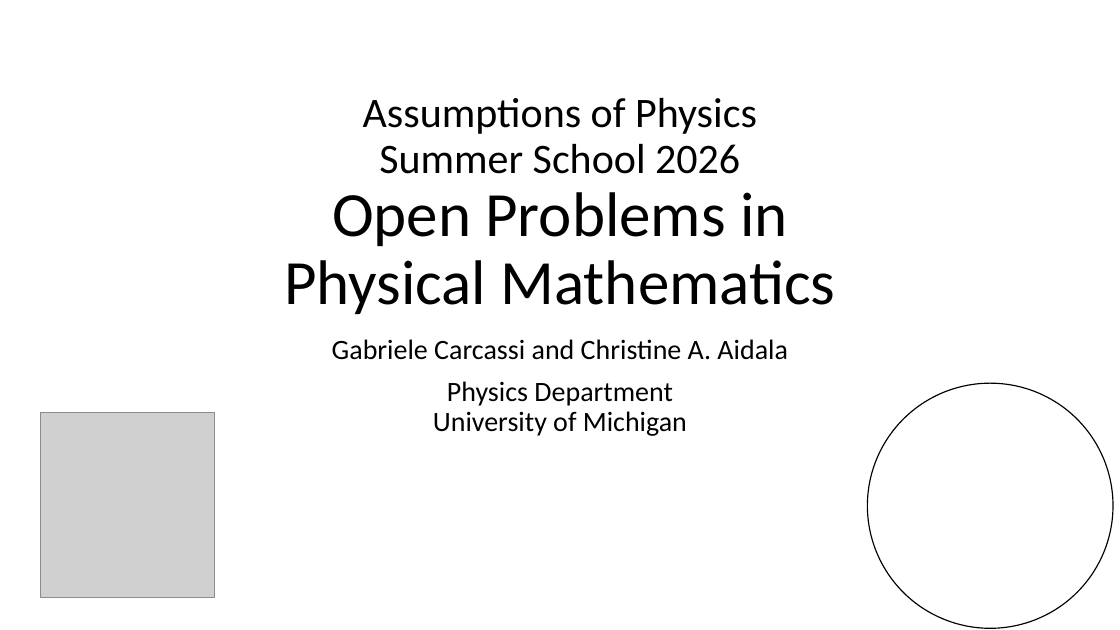
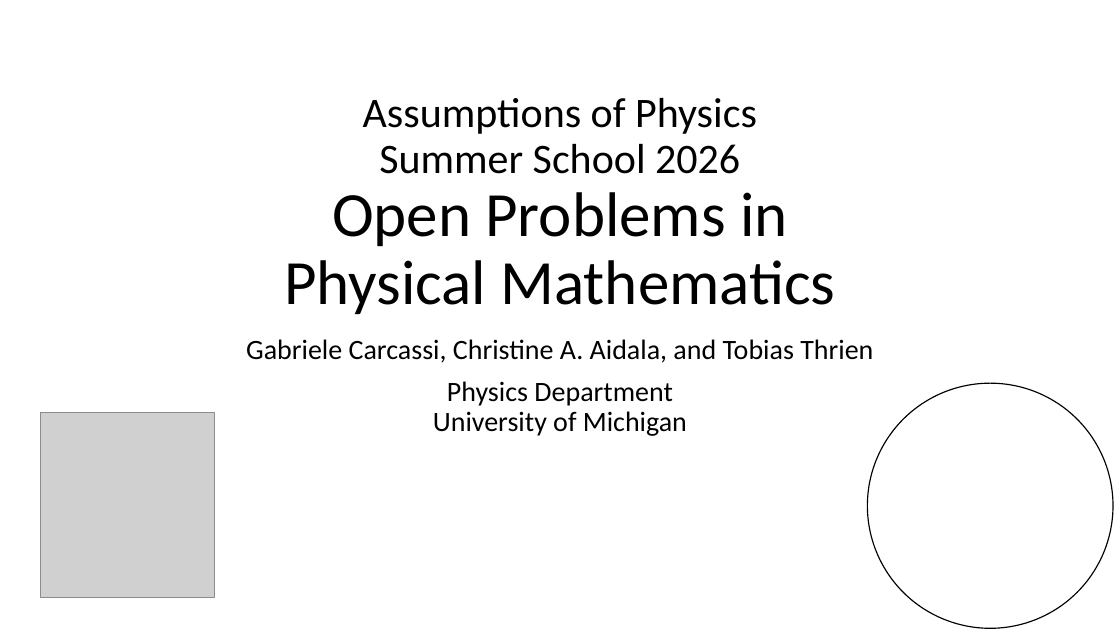
Before and after one commit to assumptionsofphysics/assumptionsofphysics.github.io, a slide deck: slide 1 of presentations/2026SummerSchool/6-2026-PhysicalMathematicsOpenProblems.pptx. Drawn at 1120x630 pixels with LibreOffice and Linux fonts; fonts in the diff are those of the drawing; grey boxes stand for pictures; background and template pictures are left out. Boxes give left, top, right and bottom in pixels: in the first picture for what was removed or moved away, otherwise in the second. Text is boxed around its words. In the diff, an @@ line names an element or a change of style, - is before the commit and + after.

Commit message:
Update title slides, fix typo in Lect 5

```diff
--- a/presentations/2026SummerSchool/6-2026-PhysicalMathematicsOpenProblems.pptx
+++ b/presentations/2026SummerSchool/6-2026-PhysicalMathematicsOpenProblems.pptx
@@ subtitle at bbox=[246, 339, 873, 363]: text changed @@
-Gabriele Carcassi and Christine A. Aidala
+Gabriele Carcassi, Christine A. Aidala, and Tobias Thrien
```
Also in this commit, not shown: 3 other files.
